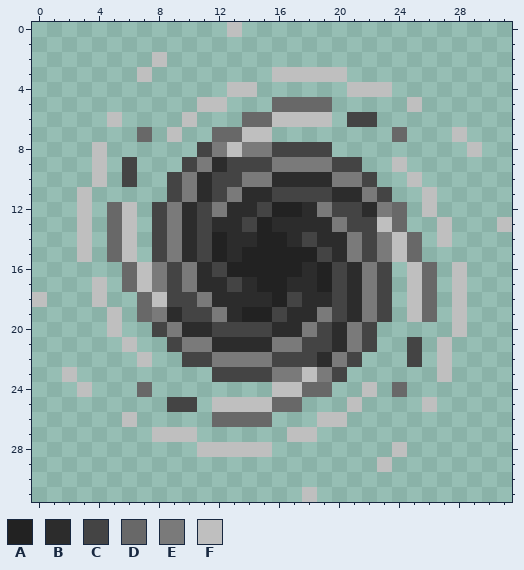
Edited in one commit: pixel-art sprite (Entities/Spells/BlackHole/blackhole.png). That is the earlier state.
The file is 32x32 pixels.
Palette (. is transparent): A #222222  B #2c2c2c  C #444444  D #686868  E #7a7a7a  F #bfbfbf
And afterwards:
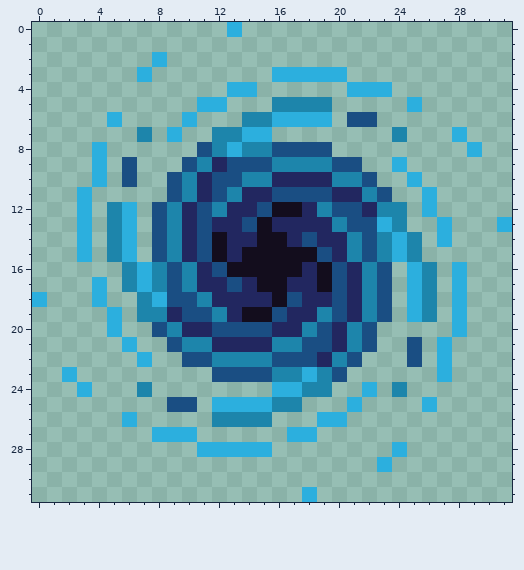
From old to new:
colour A: #222222 -> #130d1d
colour B: #2c2c2c -> #222760
colour C: #444444 -> #1a4e83
colour E: #7a7a7a -> #1d85ab
colour F: #bfbfbf -> #2cafde
y 5: x 16..19 DDDD -> EEEE
y 6: x 14..15 DD -> EE
y 7: x 7 D -> E; x 12..13 DD -> EE; x 24 D -> E
y 12..13: x 5 D -> E; x 24 D -> E
y 14..15: x 5 D -> E; x 25 D -> E
y 16..17: x 6 D -> E; x 26 D -> E
y 18..19: x 7 D -> E; x 26 D -> E
y 24: x 7 D -> E; x 18..19 DD -> EE; x 24 D -> E
y 25: x 16..17 DD -> EE
y 26: x 12..15 DDDD -> EEEE
